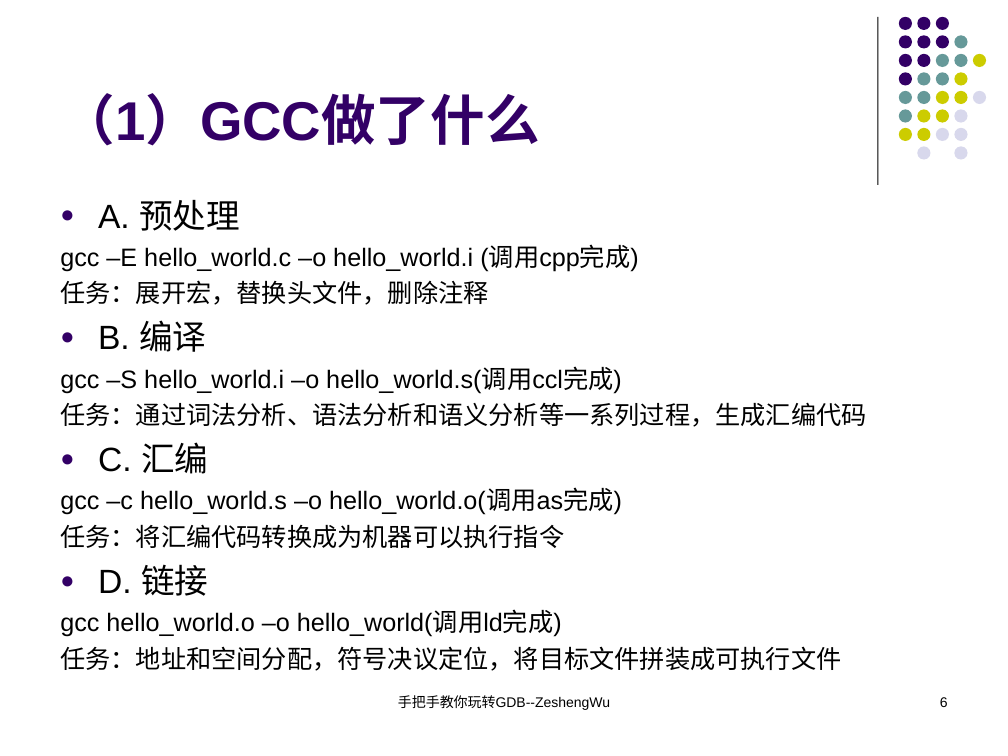
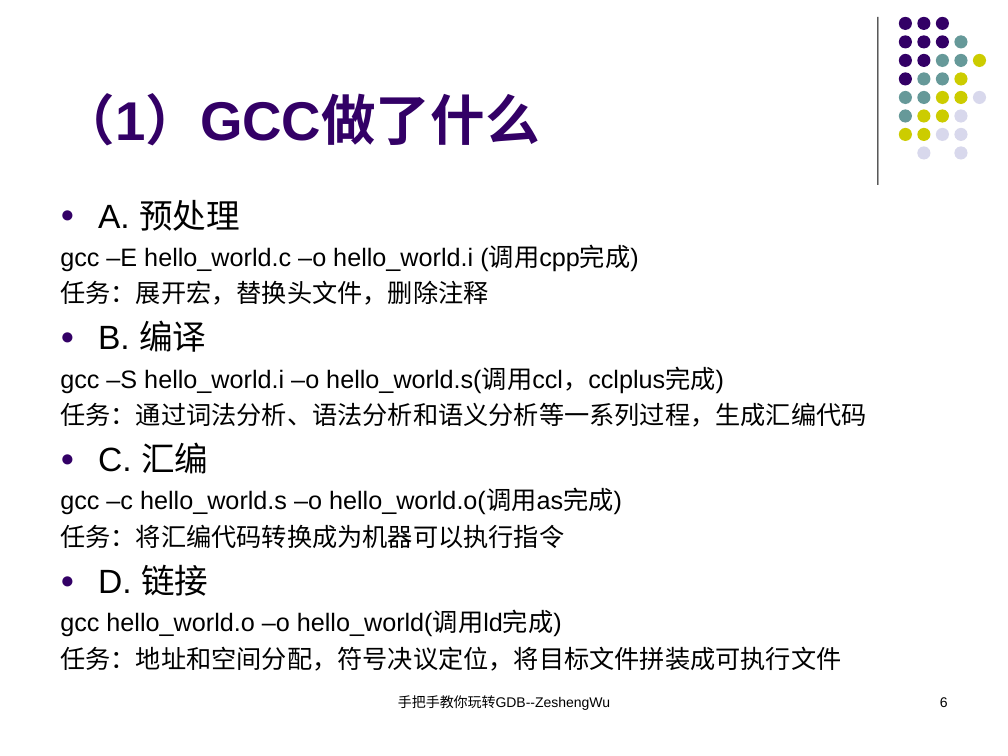
Before and after one commit to KublaikhanGeek/reactor, a slide deck: slide 6 of docs/手把手教你玩转GDB/手把手教你玩转GDB.ppt. Drawn at 1008x756 pixels with LibreOffice and Linux fonts; fonts in the diff are those of the drawing. Boxes give left, top, right and bottom in pixels: in the first picture for what was removed or moved away, otherwise in the second. Text is boxed around its words. In the diff, an @@ line names an element or a change of style, - is before the commit and + after.

```diff
--- a/docs/手把手教你玩转GDB/手把手教你玩转GDB.ppt
+++ b/docs/手把手教你玩转GDB/手把手教你玩转GDB.ppt
@@ text at <box>60,367,724,393</box>: text changed @@
-gcc –S hello_world.i –o hello_world.s(调用ccl完成)
+gcc –S hello_world.i –o hello_world.s(调用ccl，cclplus完成)
```
Also in this commit, not shown: 4 other slides changed, 24 slides added, 1 other file.
